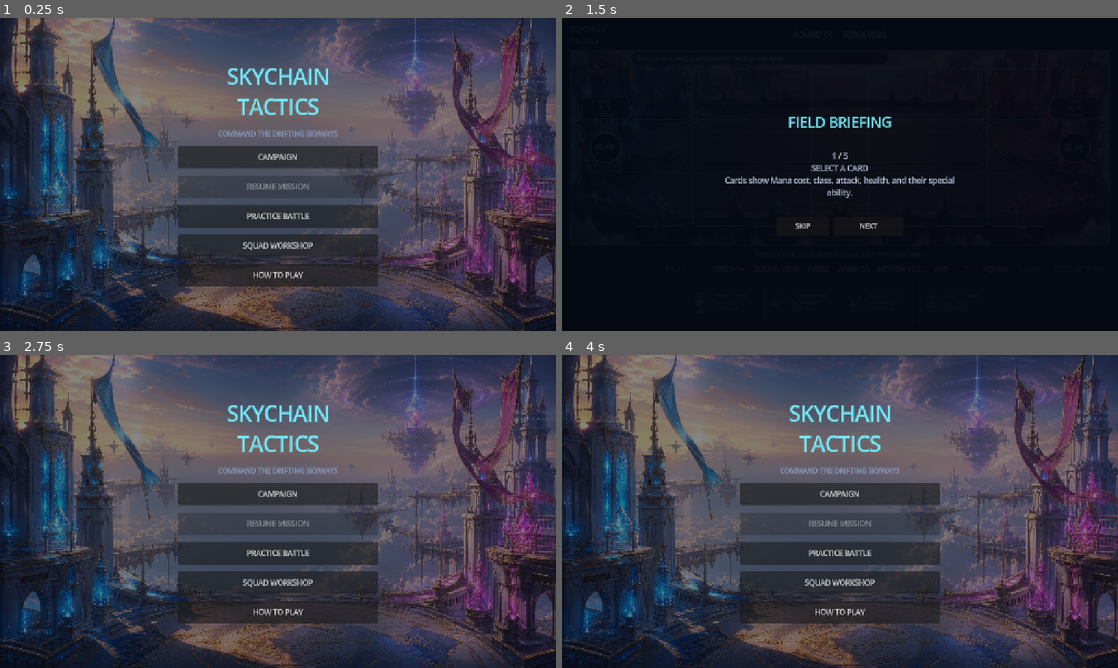
Above: before the commit, frames 1-4 (two rows, left to right).
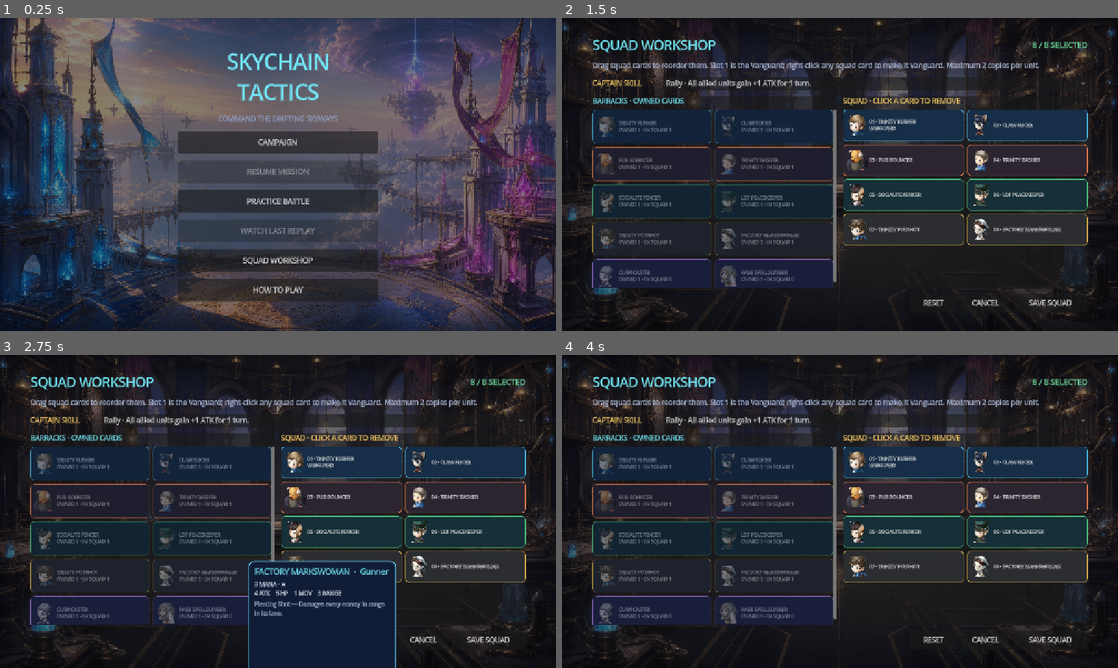
Above: after the commit, the same moments.

Repository: prldd/HeavenStrike
Game: Godot game, scene res://main.tscn
The game is run twice, just before and just after one commit, with the same random seed, the same clock (stepped at 60 frames per second) and the same inputs.
Inputs (mouse positions are in pixels of both pictures, inside the frame that each line leads up to):
- Up to frame 1 (0.25 s): no input
- Up to frame 2 (1.5 s): click "PAUSE" at 0.5 s; click "SQUAD" at 1.25 s
- Up to frame 3 (2.75 s): click (239, 564) at 2 s, where only the run before the commit has a clickable "SKIP"
- Up to frame 4 (4 s): click (840, 492) at 2.75 s, where only the run before the commit has a clickable "CAMPAIGN"; click (840, 636) at 3.5 s, where only the run before the commit has a clickable "BACK TO MENU"

The runs differ from the first frame. In frame 1, 9.5% of the frame differs, in the area x 32-68%, y 10-91%; in frame 2, 52%; in frame 3, 80%, in the area x 0-100%, y 0-100%; in frame 4, 79%.

Commit message:
Added replay squad comparison

Diff:
--- a/scripts/battle_audio.gd
+++ b/scripts/battle_audio.gd
@@ -35,6 +35,11 @@
 func set_volume_step(value: int) -> void:
 	volume_step = clampi(value, 0, 2)
 	_apply_volume()
+
+func stop_all() -> void:
+	for player in players:
+		player.stop()
+		player.stream = null
 
 func label() -> String:
 	match volume_step:
--- a/scripts/battle_simulator.gd
+++ b/scripts/battle_simulator.gd
@@ -160,3 +160,47 @@
 			- card.get("cost", 0) * 0.25
 		)
 	return score
+
+static func apply_unit_damage(unit: Dictionary, amount: int) -> Dictionary:
+	var before: int = unit.get("hp", 0)
+	var dealt := mini(before, maxi(0, amount))
+	unit.hp = before - maxi(0, amount)
+	return {
+		"unit_id": unit.get("id", -1),
+		"before": before,
+		"damage": dealt,
+		"after": unit.hp,
+		"defeated": unit.hp <= 0
+	}
+
+static func apply_unit_healing(
+	unit: Dictionary, amount: int, allow_overheal: bool = false
+) -> Dictionary:
+	var before: int = unit.get("hp", 0)
+	var limit: int = before + amount if allow_overheal else unit.get("max_hp", before)
+	unit.hp = mini(limit, before + maxi(0, amount))
+	return {
+		"unit_id": unit.get("id", -1),
+		"before": before,
+		"healing": unit.hp - before,
+		"after": unit.hp
+	}
+
+static func apply_captain_damage(
+	side: int, amount: int, captain_state: Dictionary
+) -> Dictionary:
+	var hp_key := "player_hp" if side == PLAYER else "enemy_hp"
+	var shield_key := "player_shield" if side == PLAYER else "enemy_shield"
+	var remaining := maxi(0, amount)
+	var absorbed := mini(int(captain_state.get(shield_key, 0)), remaining)
+	captain_state[shield_key] = int(captain_state.get(shield_key, 0)) - absorbed
+	remaining -= absorbed
+	var before: int = captain_state.get(hp_key, 0)
+	captain_state[hp_key] = maxi(0, before - remaining)
+	return {
+		"side": side,
+		"before": before,
+		"shield_absorbed": absorbed,
+		"damage": remaining,
+		"after": captain_state[hp_key]
+	}
--- a/scripts/main.gd
+++ b/scripts/main.gd
@@ -74,6 +74,13 @@
 var mission_overlay: ColorRect
 var mission_list: VBoxContainer
 var resume_button: Button
+var replay_button: Button
+var replay_panel: PanelContainer
+var replay_play_button: Button
+var replay_timeline_label: Label
+var replay_squad_overlay: ColorRect
+var replay_player_squad_grid: GridContainer
+var replay_enemy_squad_grid: GridContainer
 
 var roster: Array = UnitCatalogScript.all_units()
 var squad_names: Array = []
@@ -129,6 +136,10 @@
 var battle_seed := 1
 var reduced_motion := false
 var skip_animations := false
+var replay_mode := false
+var replay_playing := false
+var replay_data: Dictionary = {}
+var replay_event_index := 0
 
 func _ready() -> void:
 	_build_interface()
@@ -303,6 +314,8 @@
 	_build_main_menu()
 	_build_mission_select()
 	_build_hover_card()
+	_build_replay_controls()
+	_build_replay_squad_overlay()
 
 func _build_combat_log() -> void:
 	combat_log_panel = PanelContainer.new()
@@ -413,7 +426,7 @@
 	if message.is_empty() or message == last_logged_message:
 		return
 	last_logged_message = message
-	if battle_simulator != null:
+	if battle_simulator != null and not replay_mode:
 		battle_simulator.record("combat_log", {"message": message})
 	combat_log_lines.append(message)
 	if combat_log_lines.size() > 60:
@@ -723,6 +736,9 @@
 	actions.add_child(squad_start_button)
 
 func _open_squad_builder() -> void:
+	if replay_mode:
+		_open_replay_squads()
+		return
 	if not input_enabled:
 		return
 	squad_opened_from_menu = false
@@ -733,6 +749,55 @@
 	captain_skill_option.select(CaptainSkillsScript.SKILLS.find(editing_captain_skill))
 	squad_overlay.visible = true
 	_rebuild_squad_grid()
+
+func _open_replay_squads() -> void:
+	var player_names: Array = []
+	var enemy_names: Array = []
+	for event in replay_data.get("events", []):
+		if event.get("type", "") == "battle_started":
+			player_names = event.get("player_squad", []).duplicate()
+			enemy_names = event.get("enemy_squad", []).duplicate()
+			break
+	_populate_replay_squad_grid(replay_player_squad_grid, player_names)
+	_populate_replay_squad_grid(replay_enemy_squad_grid, enemy_names)
+	replay_playing = false
+	replay_play_button.text = "PLAY"
+	replay_squad_overlay.visible = true
+
+func _populate_replay_squad_grid(grid: GridContainer, names: Array) -> void:
+	for child in grid.get_children():
+		grid.remove_child(child)
+		child.queue_free()
+	if names.is_empty():
+		var unavailable := Label.new()
+		unavailable.text = "Squad data unavailable\nfor this older replay."
+		unavailable.horizontal_alignment = HORIZONTAL_ALIGNMENT_CENTER
+		grid.add_child(unavailable)
+		return
+	for index in names.size():
+		var unit: Dictionary = UnitCatalogScript.by_name(names[index])
+		if unit.is_empty():
+			continue
+		var card := Button.new()
+		card.custom_minimum_size = Vector2(0, 82)
+		card.size_flags_horizontal = Control.SIZE_EXPAND_FILL
+		card.icon = _unit_icon(unit.icon)
+		card.alignment = HORIZONTAL_ALIGNMENT_LEFT
+		card.text = "%02d · %s\n%s%s" % [
+			index + 1,
+			unit.name.to_upper(),
+			UnitCatalogScript.display_class(unit.kind),
+			" · VANGUARD" if index == 0 else ""
+		]
+		card.add_theme_font_size_override("font_size", 11)
+		_apply_class_card_style(card, unit.kind)
+		card.mouse_entered.connect(_show_unit_details.bind(unit))
+		card.mouse_exited.connect(_hide_unit_details)
+		grid.add_child(card)
+
+func _close_replay_squads() -> void:
+	replay_squad_overlay.visible = false
+	hover_card.visible = false
 
 func _close_squad_builder() -> void:
 	squad_overlay.visible = false
@@ -966,6 +1031,10 @@
 	practice.pressed.connect(_begin_practice)
 	layout.add_child(practice)
 
+	replay_button = _menu_action("WATCH LAST REPLAY")
+	replay_button.pressed.connect(_open_last_replay)
+	layout.add_child(replay_button)
+
 	var squad := _menu_action("SQUAD WORKSHOP")
 	squad.pressed.connect(_open_squad_from_menu)
 	layout.add_child(squad)
@@ -973,6 +1042,97 @@
 	var tutorial := _menu_action("HOW TO PLAY")
 	tutorial.pressed.connect(_open_tutorial_from_menu)
 	layout.add_child(tutorial)
+
+func _build_replay_controls() -> void:
+	replay_panel = PanelContainer.new()
+	replay_panel.set_anchors_preset(Control.PRESET_CENTER_BOTTOM)
+	replay_panel.position = Vector2(-360, -74)
+	replay_panel.custom_minimum_size = Vector2(720, 58)
+	replay_panel.z_index = 95
+	replay_panel.visible = false
+	add_child(replay_panel)
+	var row := HBoxContainer.new()
+	row.add_theme_constant_override("separation", 8)
+	replay_panel.add_child(row)
+	var back := Button.new()
+	back.text = "MENU"
+	back.pressed.connect(_close_replay)
+	row.add_child(back)
+	replay_play_button = Button.new()
+	replay_play_button.text = "PLAY"
+	replay_play_button.pressed.connect(_toggle_replay_playback)
+	row.add_child(replay_play_button)
+	var step := Button.new()
+	step.text = "STEP"
+	step.pressed.connect(_step_replay)
+	row.add_child(step)
+	var speed := Button.new()
+	speed.text = "SPEED"
+	speed.pressed.connect(_cycle_resolution_speed)
+	row.add_child(speed)
+	replay_timeline_label = Label.new()
+	replay_timeline_label.size_flags_horizontal = Control.SIZE_EXPAND_FILL
+	replay_timeline_label.horizontal_alignment = HORIZONTAL_ALIGNMENT_CENTER
+	row.add_child(replay_timeline_label)
+
+func _build_replay_squad_overlay() -> void:
+	replay_squad_overlay = ColorRect.new()
+	replay_squad_overlay.color = Color(0.015, 0.025, 0.06, 0.96)
+	replay_squad_overlay.set_anchors_and_offsets_preset(Control.PRESET_FULL_RECT)
+	replay_squad_overlay.mouse_filter = Control.MOUSE_FILTER_STOP
+	replay_squad_overlay.z_index = 110
+	replay_squad_overlay.visible = false
+	add_child(replay_squad_overlay)
+	var margin := MarginContainer.new()
+	margin.set_anchors_and_offsets_preset(Control.PRESET_FULL_RECT)
+	margin.add_theme_constant_override("margin_left", 54)
+	margin.add_theme_constant_override("margin_right", 54)
+	margin.add_theme_constant_override("margin_top", 42)
+	margin.add_theme_constant_override("margin_bottom", 42)
+	replay_squad_overlay.add_child(margin)
+	var layout := VBoxContainer.new()
+	layout.add_theme_constant_override("separation", 18)
+	margin.add_child(layout)
+	var title := Label.new()
+	title.text = "REPLAY SQUADS"
+	title.horizontal_alignment = HORIZONTAL_ALIGNMENT_CENTER
+	title.add_theme_font_size_override("font_size", 28)
+	title.add_theme_color_override("font_color", Color("#ffd166"))
+	layout.add_child(title)
+	var columns := HBoxContainer.new()
+	columns.size_flags_vertical = Control.SIZE_EXPAND_FILL
+	columns.add_theme_constant_override("separation", 24)
+	layout.add_child(columns)
+	replay_player_squad_grid = _replay_squad_column(columns, "PLAYER SQUAD", Color("#61e8ff"))
+	replay_enemy_squad_grid = _replay_squad_column(columns, "ENEMY SQUAD", Color("#ff8ba8"))
+	var close := Button.new()
+	close.text = "RETURN TO REPLAY"
+	close.custom_minimum_size = Vector2(220, 44)
+	close.pressed.connect(_close_replay_squads)
+	layout.add_child(close)
+
+func _replay_squad_column(
+	parent: HBoxContainer, heading: String, color: Color
+) -> GridContainer:
+	var panel := PanelContainer.new()
+	panel.size_flags_horizontal = Control.SIZE_EXPAND_FILL
+	parent.add_child(panel)
+	var content := VBoxContainer.new()
+	content.add_theme_constant_override("separation", 10)
+	panel.add_child(content)
+	var title := Label.new()
+	title.text = heading
+	title.horizontal_alignment = HORIZONTAL_ALIGNMENT_CENTER
+	title.add_theme_font_size_override("font_size", 18)
+	title.add_theme_color_override("font_color", color)
+	content.add_child(title)
+	var grid := GridContainer.new()
+	grid.columns = 2
+	grid.size_flags_vertical = Control.SIZE_EXPAND_FILL
+	grid.add_theme_constant_override("h_separation", 10)
+	grid.add_theme_constant_override("v_separation", 10)
+	content.add_child(grid)
+	return grid
 
 func _build_mission_select() -> void:
 	mission_overlay = ColorRect.new()
@@ -1048,6 +1208,16 @@
 	parent.add_child(tint)
 
 func _show_main_menu() -> void:
+	if get_tree().paused:
+		get_tree().paused = false
+	replay_mode = false
+	replay_playing = false
+	if replay_panel != null:
+		replay_panel.visible = false
+	if replay_squad_overlay != null:
+		replay_squad_overlay.visible = false
+	menu_button.visible = true
+	end_button.visible = true
 	input_enabled = false
 	squad_opened_from_menu = false
 	squad_opened_for_mission = false
@@ -1062,6 +1232,7 @@
 	combat_log_panel.visible = false
 	var saved_run: Dictionary = MissionRunStoreScript.load_run(CampaignStoreScript.MISSIONS.size())
 	resume_button.disabled = saved_run.is_empty()
+	replay_button.disabled = not FileAccess.file_exists("user://last_replay.json")
 	resume_button.text = "RESUME MISSION"
 	if not saved_run.is_empty():
 		resume_button.text = "RESUME · %s · BATTLE %d" % [
@@ -1074,6 +1245,174 @@
 	main_menu_overlay.visible = false
 	mission_overlay.visible = true
 	_rebuild_mission_list()
+
+func _open_last_replay() -> void:
+	var loaded: Dictionary = BattleSimulatorScript.load_replay("user://last_replay.json")
+	if loaded.is_empty():
+		replay_button.disabled = true
+		return
+	replay_mode = true
+	replay_playing = false
+	replay_data = loaded
+	replay_event_index = 0
+	main_menu_overlay.visible = false
+	mission_overlay.visible = false
+	overlay.visible = false
+	replay_panel.visible = true
+	menu_button.visible = false
+	end_button.visible = false
+	input_enabled = false
+	battle_over = false
+	units.clear()
+	player_hand.clear()
+	enemy_hand.clear()
+	battle_deck.clear()
+	enemy_deck.clear()
+	selected_hand_index = -1
+	selected_board_unit_id = -1
+	next_unit_id = 1
+	player_hp = STARTING_HP
+	enemy_hp = STARTING_HP
+	player_shield = 0
+	enemy_shield = 0
+	status_message = "Replay ready."
+	var events: Array = replay_data.get("events", [])
+	for event in events:
+		if event.get("type", "") == "battle_started":
+			player_hp = event.get("player_hp", STARTING_HP)
+			enemy_hp = event.get("enemy_hp", STARTING_HP)
+			break
+	_update_replay_timeline()
+	_refresh()
+
+func _close_replay() -> void:
+	replay_playing = false
+	replay_squad_overlay.visible = false
+	battle_audio.stop_all()
+	menu_button.visible = true
+	end_button.visible = true
+	_show_main_menu()
+
+func _toggle_replay_playback() -> void:
+	replay_playing = not replay_playing
+	replay_play_button.text = "PAUSE" if replay_playing else "PLAY"
+	if replay_playing:
+		_play_replay()
+
+func _play_replay() -> void:
+	while replay_playing and replay_event_index < replay_data.get("events", []).size():
+		await _apply_next_replay_event()
+	if replay_event_index >= replay_data.get("events", []).size():
+		replay_playing = false
+		replay_play_button.text = "PLAY"
+
+func _step_replay() -> void:
+	if replay_playing:
+		return
+	await _apply_next_replay_event()
+
+func _apply_next_replay_event() -> void:
+	var events: Array = replay_data.get("events", [])
+	if replay_event_index >= events.size():
+		return
+	var event: Dictionary = events[replay_event_index]
+	replay_event_index += 1
+	var event_type: String = event.get("type", "")
+	match event_type:
+		"combat_log":
+			status_message = event.get("message", "")
+		"deploy":
+			var card: Dictionary = UnitCatalogScript.by_name(event.get("card", ""))
+			if not card.is_empty():
+				var side: int = event.get("side", PLAYER)
+				var row: int = event.get("row", 0)
+				var col := 0 if side == PLAYER else COLS - 1
+				var spawned := _spawn_unit(card, side, row, col)
+				spawned.id = event.get("unit_id", spawned.id)
+				next_unit_id = maxi(next_unit_id, spawned.id + 1)
+				battle_audio.play("deploy")
+				await board.animate_unit_move(
+					spawned.id, row, -1 if side == PLAYER else COLS,
+					_animation_duration(0.24)
+				)
+		"reposition":
+			var shifted = _unit_by_id(event.get("unit_id", -1))
+			if shifted != null:
+				var from_row: int = event.get("from_row", shifted.row)
+				shifted.row = event.get("to_row", shifted.row)
+				await board.animate_unit_move(
+					shifted.id, from_row, shifted.col, _animation_duration(0.20)
+				)
+		"move":
+			var mover = _unit_by_id(event.get("unit_id", -1))
+			if mover != null:
+				var old_col: int = event.get("from_col", mover.col)
+				mover.col = event.get("to_col", mover.col)
+				await board.animate_unit_move(
+					mover.id, mover.row, old_col, _animation_duration(0.22)
+				)
+		"attack":
+			var attacker = _unit_by_id(event.get("actor_id", -1))
+			var target = _unit_by_id(event.get("target_id", -1))
+			if attacker != null and target != null:
+				_play_attack_sound(attacker.kind)
+				await board.animate_attack(
+					attacker.id, target.id, attacker.kind, _animation_duration(0.20)
+				)
+				target.hp = event.get("target_hp", target.hp)
+				await board.animate_hit(target.id, _animation_duration(0.14))
+		"commander_attack":
+			var commander_attacker = _unit_by_id(event.get("actor_id", -1))
+			var side: int = event.get("side", ENEMY)
+			if commander_attacker != null:
+				await board.animate_commander_attack(
+					commander_attacker.id, side, commander_attacker.kind,
+					_animation_duration(0.20)
+				)
+			if side == PLAYER:
+				player_hp = event.get("captain_hp", player_hp)
+			else:
+				enemy_hp = event.get("captain_hp", enemy_hp)
+			board.shake(6.0)
+		"unit_defeated":
+			var defeated = _unit_by_id(event.get("unit_id", -1))
+			if defeated != null:
+				await board.animate_defeat(defeated.id, _animation_duration(0.20))
+				units.erase(defeated)
+		"state_snapshot":
+			_apply_replay_snapshot(event)
+		"battle_finished":
+			_verify_replay_result(event)
+	_refresh()
+	_update_replay_timeline()
+	await _wait(0.08)
+
+func _apply_replay_snapshot(event: Dictionary) -> void:
+	for state in event.get("units", []):
+		var unit = _unit_by_id(state.get("id", -1))
+		if unit != null:
+			for key in state:
+				unit[key] = state[key]
+	player_hp = event.get("player_hp", player_hp)
+	enemy_hp = event.get("enemy_hp", enemy_hp)
+	player_shield = event.get("player_shield", player_shield)
+	enemy_shield = event.get("enemy_shield", enemy_shield)
+
+func _verify_replay_result(event: Dictionary) -> void:
+	var expected_player: int = event.get("player_hp", player_hp)
+	var expected_enemy: int = event.get("enemy_hp", enemy_hp)
+	if player_hp == expected_player and enemy_hp == expected_enemy:
+		status_message = "REPLAY COMPLETE · Final state verified."
+	else:
+		status_message = "REPLAY DESYNC · Expected %d–%d HP, got %d–%d." % [
+			expected_player, expected_enemy, player_hp, enemy_hp
+		]
+
+func _update_replay_timeline() -> void:
+	var count: int = replay_data.get("events", []).size()
+	replay_timeline_label.text = "REPLAY  %d / %d  ·  SEED %s" % [
+		replay_event_index, count, str(replay_data.get("seed", 0))
+	]
 
 func _rebuild_mission_list() -> void:
 	for child in mission_list.get_children():
@@ -1324,6 +1663,10 @@
 	hover_card.position = Vector2(maxf(10, target.x), maxf(10, target.y))
 
 func _start_new_match() -> void:
+	replay_mode = false
+	replay_playing = false
+	if replay_panel != null:
+		replay_panel.visible = false
 	units.clear()
 	combat_log_lines.clear()
 	last_logged_message = ""
@@ -1333,10 +1676,6 @@
 	enemy_hand.clear()
 	battle_seed = int(Time.get_unix_time_from_system() * 1000.0) ^ int(Time.get_ticks_usec())
 	battle_simulator.reset(battle_seed)
-	battle_simulator.record("battle_started", {
-		"mission_id": current_mission_id,
-		"encounter_index": current_encounter_index
-	})
 	battle_deck = SquadStoreScript.shuffle_for_battle(
 		SquadStoreScript.build_deck(squad_names, roster), battle_simulator.rng
 	)
@@ -1367,6 +1706,16 @@
 	player_shield_turns = 0
 	enemy_shield_turns = 0
 	enemy_captain_skill = encounter.get("skill", "Shield") if campaign_battle else "Shield"
+	battle_simulator.record("battle_started", {
+		"mission_id": current_mission_id,
+		"encounter_index": current_encounter_index,
+		"player_hp": player_hp,
+		"enemy_hp": enemy_hp,
+		"player_squad": squad_names.duplicate(),
+		"enemy_squad": enemy_squad_names.duplicate(),
+		"player_skill": player_captain_skill,
+		"enemy_skill": enemy_captain_skill
+	})
 	input_enabled = true
 	battle_over = false
 	mission_finished = false
@@ -1833,6 +2182,13 @@
 			"plan": battle_simulator.plan_activation(actor.id, units)
 		})
 		await _activate_unit(actor)
+		battle_simulator.record("state_snapshot", {
+			"units": units.duplicate(true),
+			"player_hp": player_hp,
+			"enemy_hp": enemy_hp,
+			"player_shield": player_shield,
+			"enemy_shield": enemy_shield
+		})
 		_remove_defeated()
 		_refresh()
 		if player_hp <= 0 or enemy_hp <= 0:
@@ -1869,7 +2225,7 @@
 		if healing_target != null:
 			battle_audio.play("heal")
 			await board.animate_heal(actor.id, healing_target.id, _animation_duration(0.30))
-			healing_target.hp += 2
+			BattleSimulatorScript.apply_unit_healing(healing_target, 2, true)
 			status_message = "%s heals %s for 2 HP." % [_actor_tag(actor), healing_target.name]
 			board.play_unit_effect(healing_target.id, "+2 HP", Color("#70e0a1"))
 			_refresh()
@@ -1906,7 +2262,7 @@
 				break
 			_play_attack_sound(actor.kind)
 			await board.animate_attack(actor.id, target.id, actor.kind, _animation_duration(0.24))
-			target.hp -= actor.atk
+			BattleSimulatorScript.apply_unit_damage(target, actor.atk)
 			battle_simulator.record("attack", {
 				"actor_id": actor.id,
 				"target_id": target.id,
@@ -1996,7 +2352,7 @@
 		var blast_cells: Array = BattleRulesScript.blast_cells(target)
 		for other in units:
 			if other.id != target.id and other.side == target.side and Vector2i(other.col, other.row) in blast_cells:
-				other.hp -= splash_damage
+				BattleSimulatorScript.apply_unit_damage(other, splash_damage)
 				affected_ids.append(other.id)
 				board.play_unit_effect(other.id, "-%d BLAST" % splash_damage, Color("#c99cff"))
 		status_message += " Blast deals %d damage to adjacent enemies." % splash_damage
@@ -2008,7 +2364,7 @@
 				continue
 			var distance: int = (other.col - actor.col) * direction
 			if distance > 0 and distance <= actor.range:
-				other.hp -= actor.atk
+				BattleSimulatorScript.apply_unit_damage(other, actor.atk)
 				pierced.append(other.name)
 				affected_ids.append(other.id)
 				board.play_unit_effect(other.id, "-%d PIERCE" % actor.atk, Color("#ffd166"))
@@ -2128,24 +2484,20 @@
 	UnitSkillsScript.refresh_auras(units)
 
 func _damage_captain(side: int, damage: int) -> int:
-	var remaining := damage
-	if side == PLAYER and player_shield > 0:
-		var absorbed := mini(player_shield, remaining)
-		player_shield -= absorbed
-		remaining -= absorbed
-		if absorbed > 0:
-			battle_audio.play("shield")
-	elif side == ENEMY and enemy_shield > 0:
-		var absorbed := mini(enemy_shield, remaining)
-		enemy_shield -= absorbed
-		remaining -= absorbed
-		if absorbed > 0:
-			battle_audio.play("shield")
-	if side == PLAYER:
-		player_hp = maxi(0, player_hp - remaining)
-	else:
-		enemy_hp = maxi(0, enemy_hp - remaining)
-	return remaining
+	var state := {
+		"player_hp": player_hp,
+		"enemy_hp": enemy_hp,
+		"player_shield": player_shield,
+		"enemy_shield": enemy_shield
+	}
+	var result: Dictionary = BattleSimulatorScript.apply_captain_damage(side, damage, state)
+	player_hp = state.player_hp
+	enemy_hp = state.enemy_hp
+	player_shield = state.player_shield
+	enemy_shield = state.enemy_shield
+	if result.shield_absorbed > 0:
+		battle_audio.play("shield")
+	return result.damage
 
 func _on_result_primary() -> void:
 	if awaiting_next_encounter:
--- a/scripts/unit_skills.gd
+++ b/scripts/unit_skills.gd
@@ -1,5 +1,7 @@
 class_name UnitSkills
 extends RefCounted
+
+const BattleSimulatorScript = preload("res://scripts/battle_simulator.gd")
 
 static func resolve_warcry(
 	actor: Dictionary,
@@ -32,7 +34,7 @@
 		"Bolt":
 			var target = _highest_health_enemy(actor, units)
 			if target != null:
-				target.hp -= 1
+				BattleSimulatorScript.apply_unit_damage(target, 1)
 				result.message = "Bolt deals 1 damage to %s." % target.name
 				result.affected.append(target.id)
 		"Heaven's Wrath":
@@ -44,7 +46,7 @@
 					if rng != null else candidates.pick_random()
 				)
 			if target != null:
-				target.hp -= 1
+				BattleSimulatorScript.apply_unit_damage(target, 1)
 				result.message = "Heaven's Wrath deals 1 damage to %s." % target.name
 				result.affected.append(target.id)
 		"Misfortune":
--- a/tests/smoke_test.gd
+++ b/tests/smoke_test.gd
@@ -24,6 +24,18 @@
 	assert(simulator.record("test", {"value": 7}).sequence == 1)
 	assert(simulator.replay_data().events.size() == 1)
 	assert(simulator.replay_data().seed == 4242)
+	var damage_target := {"id": 99, "hp": 5, "max_hp": 5}
+	assert(BattleSimulatorScript.apply_unit_damage(damage_target, 3).after == 2)
+	assert(BattleSimulatorScript.apply_unit_healing(damage_target, 2).after == 4)
+	var captain_state := {
+		"player_hp": 20, "enemy_hp": 20,
+		"player_shield": 2, "enemy_shield": 0
+	}
+	var captain_hit := BattleSimulatorScript.apply_captain_damage(
+		0, 5, captain_state
+	)
+	assert(captain_hit.shield_absorbed == 2)
+	assert(captain_state.player_hp == 17)
 	assert(roster.map(func(unit): return unit.icon).all(
 		func(icon_id): return icon_id >= 1 and icon_id <= 48
 	))
--- a/tests/ui_smoke_test.gd
+++ b/tests/ui_smoke_test.gd
@@ -2,6 +2,7 @@
 
 const CampaignStoreScript = preload("res://scripts/campaign_store.gd")
 const BattleSettingsScript = preload("res://scripts/battle_settings.gd")
+const BattleSimulatorScript = preload("res://scripts/battle_simulator.gd")
 
 func _init() -> void:
 	call_deferred("_run")
@@ -112,5 +113,46 @@
 		var previous_vanguard: String = game.editing_squad_names[0]
 		game._set_vanguard(1)
 		assert(game.editing_squad_names[1] == previous_vanguard)
+	var replay := BattleSimulatorScript.new()
+	replay.reset(777)
+	replay.record("battle_started", {
+		"player_hp": 20,
+		"enemy_hp": 20,
+		"player_squad": ["Trinity Rusher", "Pub Bouncer"],
+		"enemy_squad": ["Chain Initiate", "Socialite Fencer"]
+	})
+	replay.record("deploy", {
+		"side": 0, "unit_id": 1, "card": "Trinity Rusher", "row": 1
+	})
+	replay.record("battle_finished", {
+		"winner": 0, "player_hp": 20, "enemy_hp": 20
+	})
+	assert(replay.save_replay("user://last_replay.json"))
+	game._show_main_menu()
+	assert(not game.replay_button.disabled)
+	game._open_last_replay()
+	assert(game.replay_panel.visible)
+	assert(not game.menu_button.visible)
+	assert(not game.end_button.visible)
+	assert(game.replay_panel.get_child(0).get_child(0).text == "MENU")
+	game._open_squad_builder()
+	assert(game.replay_squad_overlay.visible)
+	assert(game.replay_player_squad_grid.get_child_count() == 2)
+	assert(game.replay_enemy_squad_grid.get_child_count() == 2)
+	game._close_replay_squads()
+	assert(not game.replay_squad_overlay.visible)
+	await game._apply_next_replay_event()
+	await game._apply_next_replay_event()
+	assert(game.units.size() == 1)
+	assert(game.replay_timeline_label.text.contains("SEED 777"))
+	await game._apply_next_replay_event()
+	assert(game.status_message.contains("verified"))
+	game._close_replay()
+	assert(game.menu_button.visible)
+	assert(game.end_button.visible)
+	await create_timer(0.05).timeout
+	game.queue_free()
+	await process_frame
+	await process_frame
 	print("Skychain UI smoke tests passed.")
 	quit()
Not shown, changed: PROJECT.md
